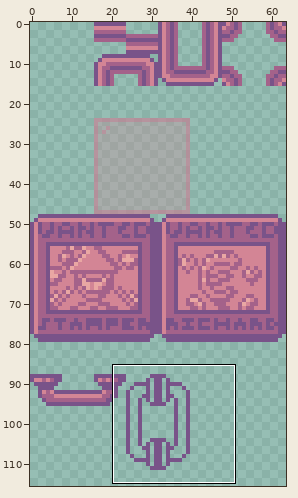
Two states of a sprite sheet, TowerOfDreams/sprites/sFloor2BG/a12a9b3a-c362-48d5-9864-8e0c6f503840.png. The first picture is a wide view before the edit; the outline marks the close-up.
Close-up. The starting point:
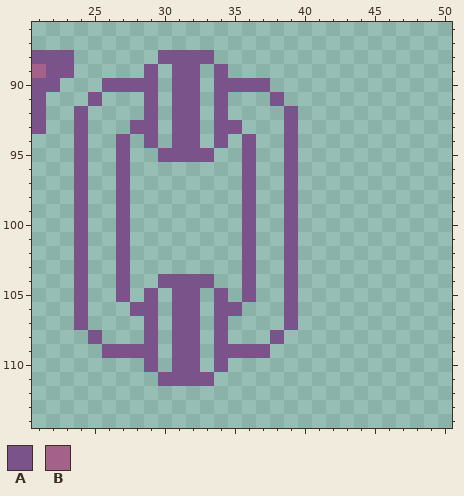
The file is 64x128 pixels. Shown: x 21..50, y 86..114. The wide view leaves out empty margins.
Palette (. is transparent): A #795389  B #a4628a
Pixels before, first column x 21:
 88 AAA......AAAA......
 89 BAA.....A.AA.A.....
 90 AA...AAAA.AA.AAAA..
 91 A...A...A.AA.A...A.
 92 A..A....A.AA.A....A
 93 A..A...AA.AA.AA...A
 94 ...A..A.A.AA.A.A..A
 95 ...A..A..AAAA..A..A
 96 ...A..A........A..A
 97 ...A..A........A..A
 98 ...A..A........A..A
 99 ...A..A........A..A
100 ...A..A........A..A
101 ...A..A........A..A
102 ...A..A........A..A
103 ...A..A........A..A
104 ...A..A..AAAA..A..A
105 ...A..A.A.AA.A.A..A
106 ...A...AA.AA.AA...A
107 ...A....A.AA.A....A
108 ....A...A.AA.A...A.
109 .....AAAA.AA.AAAA..
110 ........A.AA.A.....
111 .........AAAA......
New version:
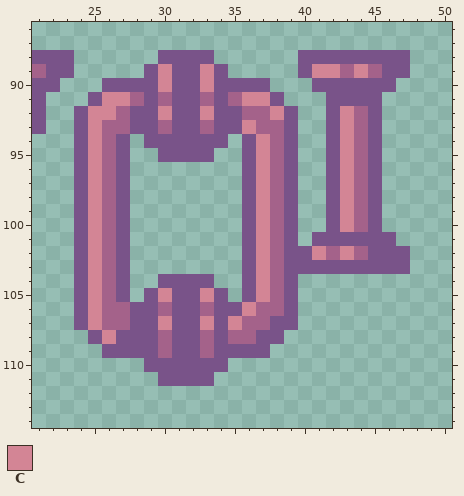
Colours new in this view: C #d38595
Change:
y 88: x 40..47 ........ -> AAAAAAAA
y 89: x 30 . -> C; x 33 . -> C; x 40..47 ........ -> ACCBCBAA
y 90: x 30 . -> C; x 33 . -> C; x 41..46 ...... -> AAAAAA
y 91: x 26..28 ... -> CCB; x 30 . -> B; x 33 . -> B; x 35..37 ... -> BCC; x 42..45 .... -> AAAA
y 92: x 25..28 .... -> CCBA; x 30 . -> C; x 33 . -> C; x 35..38 .... -> ABBC; x 42..45 .... -> ACBA
y 93: x 25..27 ... -> CBB; x 30 . -> B; x 33 . -> B; x 36..38 ... -> CBB; x 42..45 .... -> ACBA
y 94: x 25..26 .. -> CB; x 30 . -> A; x 33 . -> A; x 37..38 .. -> CB; x 42..45 .... -> ACBA
y 95..100: x 25..26 .. -> CB; x 37..38 .. -> CB; x 42..45 .... -> ACBA
y 101: x 25..26 .. -> CB; x 37..38 .. -> CB; x 41..46 ...... -> AAAAAA
y 102: x 25..26 .. -> CB; x 37..38 .. -> CB; x 40..47 ........ -> ACBCBAAA
y 103: x 25..26 .. -> CB; x 37..38 .. -> CB; x 40..47 ........ -> AAAAAAAA
y 104: x 25..26 .. -> CB; x 37..38 .. -> CB
y 105: x 25..26 .. -> CB; x 30 . -> C; x 33 . -> C; x 37..38 .. -> CB
y 106: x 25..27 ... -> CBB; x 30 . -> B; x 33 . -> B; x 36..38 ... -> CBB
y 107: x 25..28 .... -> CBBA; x 30 . -> C; x 33 . -> C; x 35..38 .... -> CBBA
y 108: x 26..28 ... -> CAA; x 30 . -> B; x 33 . -> B; x 35..37 ... -> BBA
y 109: x 30 . -> B; x 33 . -> B
y 110: x 30 . -> A; x 33 . -> A
